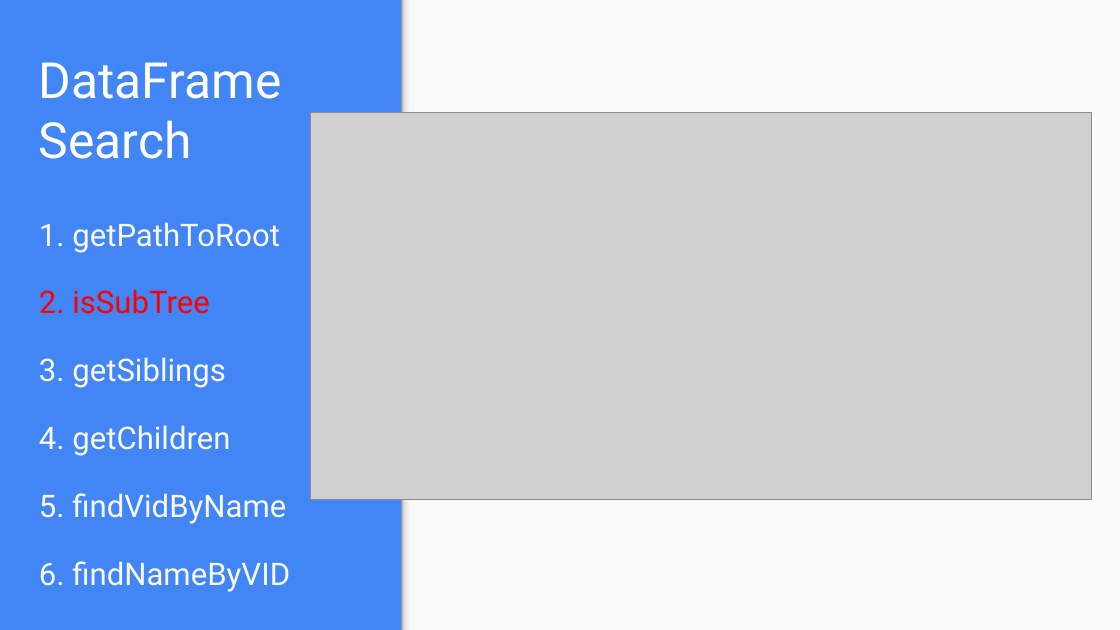
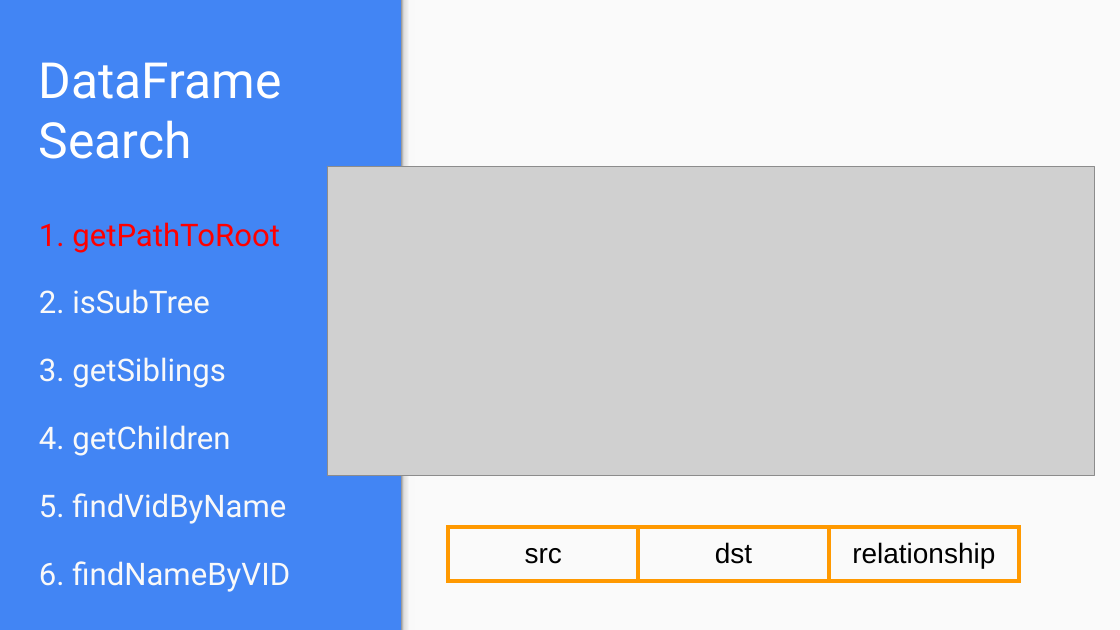
Before and after one commit to Houzl/CSYE7200FinalProject, a slide deck: slide 17 of CSYE7200 Scala Final Presentation Slides.pptx (slide 18 before the commit). Drawn at 1120x630 pixels with LibreOffice and Linux fonts; fonts in the diff are those of the drawing; grey boxes stand for pictures. Boxes give left, top, right and bottom in pixels: in the first picture for what was removed or moved away, otherwise in the second. Text is boxed around its words. In the diff, an @@ line names an element or a change of style, - is before the commit and + after.

```diff
--- a/CSYE7200 Scala Final Presentation Slides.pptx
+++ b/CSYE7200 Scala Final Presentation Slides.pptx
@@ picture: place and size @@
-picture at (310,112,1092,500)
+picture at (327,166,1094,475)
@@ text at (39,222,280,314): text colour #F9F9F9 to #FF0000 in "1. getPathToRoot"; text colour #FF0000 to #F9F9F9 in "2. isSubTree" @@
@@ table added at (448,528,1019,584), 1 rows, 3 columns @@
+src | dst | relationship
```
Also in this commit, not shown: 17 other slides changed, 1 slide added.
